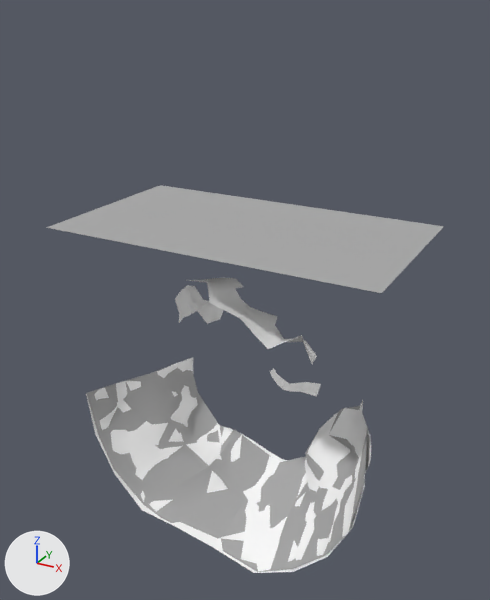
What one commit did to the FBX model src/ProjectMagma/ProjectMagma/Content/Models/Environment/cave_apr30.fbx.
One viewpoint serves both versions: a 50 mm camera at (0.0164, -0.026, 0.0214) aimed at (-0.0008, 0.0053, 0.0057). The axes (+X, +Y, +Z) are drawn at lower left. The lights are the same throughout. Where no turn or scale is listed for an object, it has been applied to the vertices.

Before the edit, the objects in view are built like this:
```python
me_cave2_col = bpy.data.meshes.new('cave2_col')
me_cave2_col.from_pydata(...)  # 13 vertices, 14 faces; spans x -0.00513..0.00326, y 0.00001..0.00772, z -0.00842..-0.00454
me_cave2_col.materials.append(mat_lambert1)  # grey #aaaaaa
me_cave4_col = bpy.data.meshes.new('cave4_col')
me_cave4_col.from_pydata(...)  # 16 vertices, 18 faces; spans x -0.00717..-0.00227, y -0.00001..0.00698, z -0.00708..-0.00202
me_cave4_col.materials.append(mat_lambert1)  # grey #aaaaaa
me_cavefront_col = bpy.data.meshes.new('cavefront_col')
me_cavefront_col.from_pydata([(0.0091, -0.0051, 0.0), (-0.0091, 0.0051, 0.0), (-0.0091, -0.0051, 0.0), (0.0091, 0.0051, 0.0)], [], [(0, 1, 2), (0, 3, 1)])
me_cavefront_col.materials.append(mat_lambert1)  # grey #aaaaaa
ob_cave2_col = bpy.data.objects.new('cave2_col', me_cave2_col)
ob_cave2_col.location = (0.0, 0.0, 0.0)
ob_cave4_col = bpy.data.objects.new('cave4_col', me_cave4_col)
ob_cave4_col.location = (0.0, 0.0, 0.0)
ob_cavefront_col = bpy.data.objects.new('cavefront_col', me_cavefront_col)
ob_cavefront_col.location = (-0.00012, 0.0041, 0.0105)
# also in view: 'cave1_col' at (-0.0069, 0.0035, -0.0024); 'cave3_col' at (0.0058, 0.0039, -0.0042); 'cavemesh' at (0.0, 0.0061, 0.0002)
```
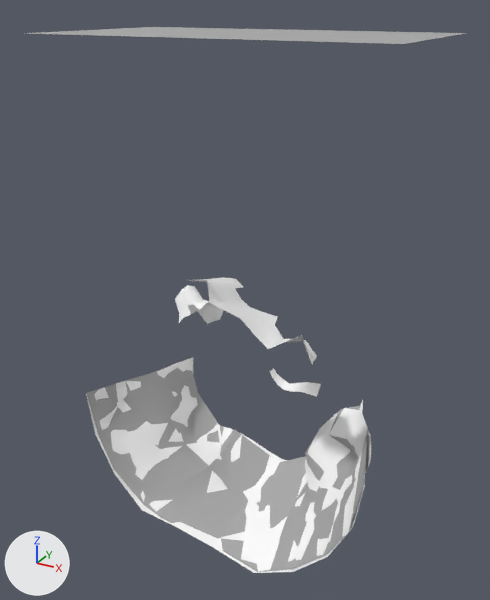
The edits, one by one:
Object 'cavefront_col' (ob_cavefront_col) moves from (-0.00012, 0.0041, 0.0105) to (-0.00012, 0.0041, 0.02).

Changed parts and their boxes [x1, y1, x2, y2] in the pictures (490 x 600 px):
'cavefront_col', moved
    before: [46, 185, 444, 293]
    after: [27, 27, 466, 44]
